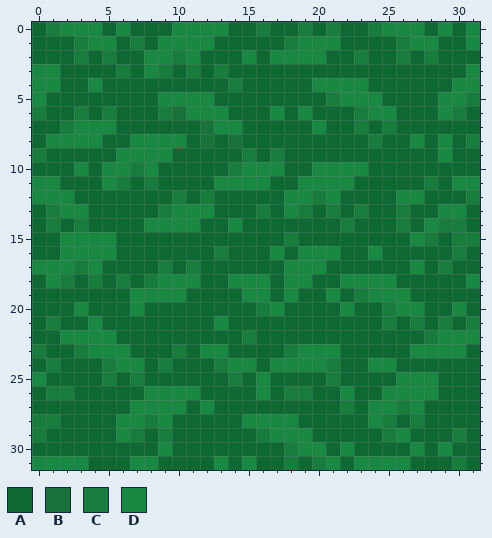
Two states of a pixel-art sprite, Test/res/sprites/tiles/grass_01.png. The picture above was drawn from the file before the commit.
The file is 32x32 pixels. Colours within 5 levels of each other are drawn and written as one.
Palette (. is transparent): A #0e6831  B #187239  C #187c3d  D #198843
Pixels before, first column x 0:
 0 ACDDDADAAADDDDAACAACACAACDDDADAD
 1 AAACDDACADDDDAAAAACDDDAAAACDDAAD
 2 AAACACAADDCDAAADADDDDAACAACACAAA
 3 DDAAAACADCACACAAAAAAAAAAAAAAAAAD
 4 DDAADAAAAAAAAACAAAAADDDDAAAAAADD
 5 DAAAAAAAADDDDAAAAAAAACDDDAAAADDC
 6 CAACACAAACBDDDAAADADAAACDDAAADCA
 7 AACDDDAAAAAABDDAAAAADAACACAAAAAA
 8 ADDDDAADDDDABABAAAAAAAAACAADADAC
 9 CAAAAADDDDAAAAACACAAAAAAAAAAADAA
10 AAADADDCDAAAAACDDDAADDDDAAAAAAAA
11 DDAAADCACAAAADDDDAADDDDAAAAACADD
12 DDDAAAAAAACACAAAAADDCDAAAADDAAAC
13 ACDDAAAAACDDDAAACADCACACAACAADDA
14 ACACAAAADDDDAADAAAAAAACAAACADCCA
15 AADDDDAAAAAAAAAAAACAAAAAAAADCACC
16 AADDDDAAAAAAACAAADADDDAADAAAAACA
17 DDDCDAAAACACAAAAAADDDAAAAAADACAA
18 ADCACACACDDDAADDDADDAADDDDAAAAAD
19 AAAAAAADDDDAAAADDADAADACDDDAAAAA
20 AAADAAADAAAAAAAACDAAAADAACDDAADA
21 ACAADAAAAAAAADAAAAAAAAAAACACACAC
22 AADDDDAAAAAAAAACAAAAAAAAAAAACDDD
23 CAACDDDAAACADDAAAACDDDAAAAADDDDA
24 ACAAACDDACAAACDDADDDDCAADDAAAAAA
25 DAAAACACAAAAAACADAAAACAAAADDDAAA
26 ACCAAAAADDDDAAAADACCAADAADDDDAAA
27 AAAAAAADDDDADAAAAAAAAACADDCDAAAA
28 CCAAAADDCDAAAAADDDDAAAAADCACAAAA
29 CAAAAADCACAAAAAACDDDAAAAACDAAACA
30 AAAAAAAAADAAAAAAAACDDADAAAADADAA
31 DDDDAAADDAAAADADAACACDADDDDAAACA
New version:
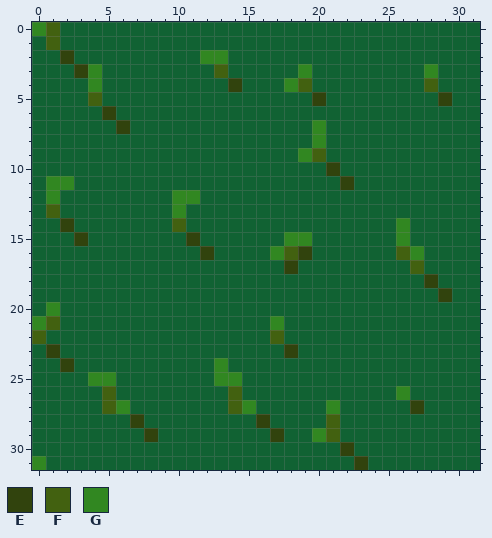
Colours new in this view: E #31430d  F #426110  G #318721
Edits made:
colour A: #0e6831 -> #116233
Changed rows in their new state; - is a pixel that keeps its letter.
first column x 0:
 0 GFAAA-A---AAAA--A--A-A--AAAA-A-A
 1 -F-AAA-A-AAAA-----AAAA----AAA--A
 2 --EA-A--AAAAGG-A-AAAA--A--A-A---
 3 AA-EG-A-AA-A-F-----G--------G--A
 4 AA--G---------E---GFAAAA----F-AA
 5 A---F----AAAA-------EAAAA----EAA
 6 A--A-E---AAAAA---A-A---AAA---AA-
 7 --AAAAE-----AAA-----G--A-A------
 8 -AAAA--AAAA-A-A-----G---A--A-A-A
 9 A-----AAAA-----A-A-GF--------A--
10 ---A-AAAA-----AAAA--AEAA--------
11 AGG--AA-A----AAAA--AAAE-----A-AA
12 AGA-------GGA-----AAAA----AA---A
13 -FAA-----AGAA---A-AA-A-A--A--AA-
14 -AEA----AAFA--A-------A---G-AAA-
15 --AEAA-----E------GG------GAA-AA
16 --AAAA------EA---GFEAA--A-FG--A-
17 AAAAA----A-A------EAA------F-A--
18 -AA-A-A-AAAA--AAA-AA--AAAA--E--A
19 -------AAAA----AA-A--A-AAAA--E--
20 -G-A---A--------AA----A--AAA--A-
21 GF--A--------A---G-------A-A-A-A
22 F-AAAA---------A-F----------AAAA
23 AE-AAAA---A-AA----EAAA-----AAAA-
24 -AE--AAA-A---GAA-AAAAA--AA------
25 A---GG-A-----GG-A----A----AAA---
26 -AA--F--AAAA--F-A-AA--A--AGAA---
27 -----FGAAAA-A-FG-----GA-AAAE----
28 AA----AEAA-----AEAA--F--AA-A----
29 A-----AAEA------AEAAGF---AA---A-
30 ---------A--------AAA-E----A-A--
31 GAAA---AA----A-A--A-AA-EAAA---A-
Boxes around the changes in both pictures, in picture pixels (x1, y1, x2, y2):
changed: (32, 22, 480, 470)
